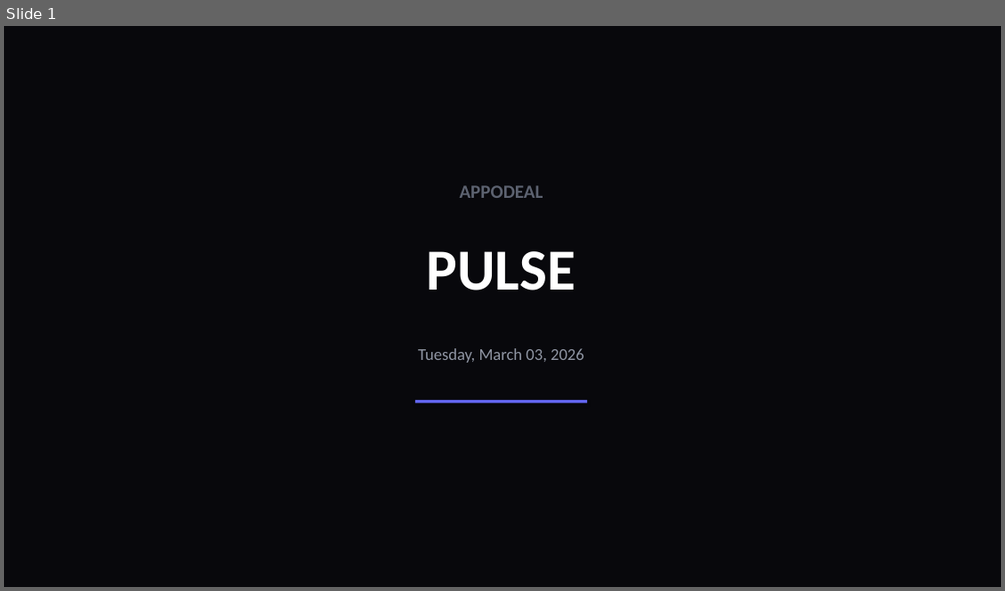
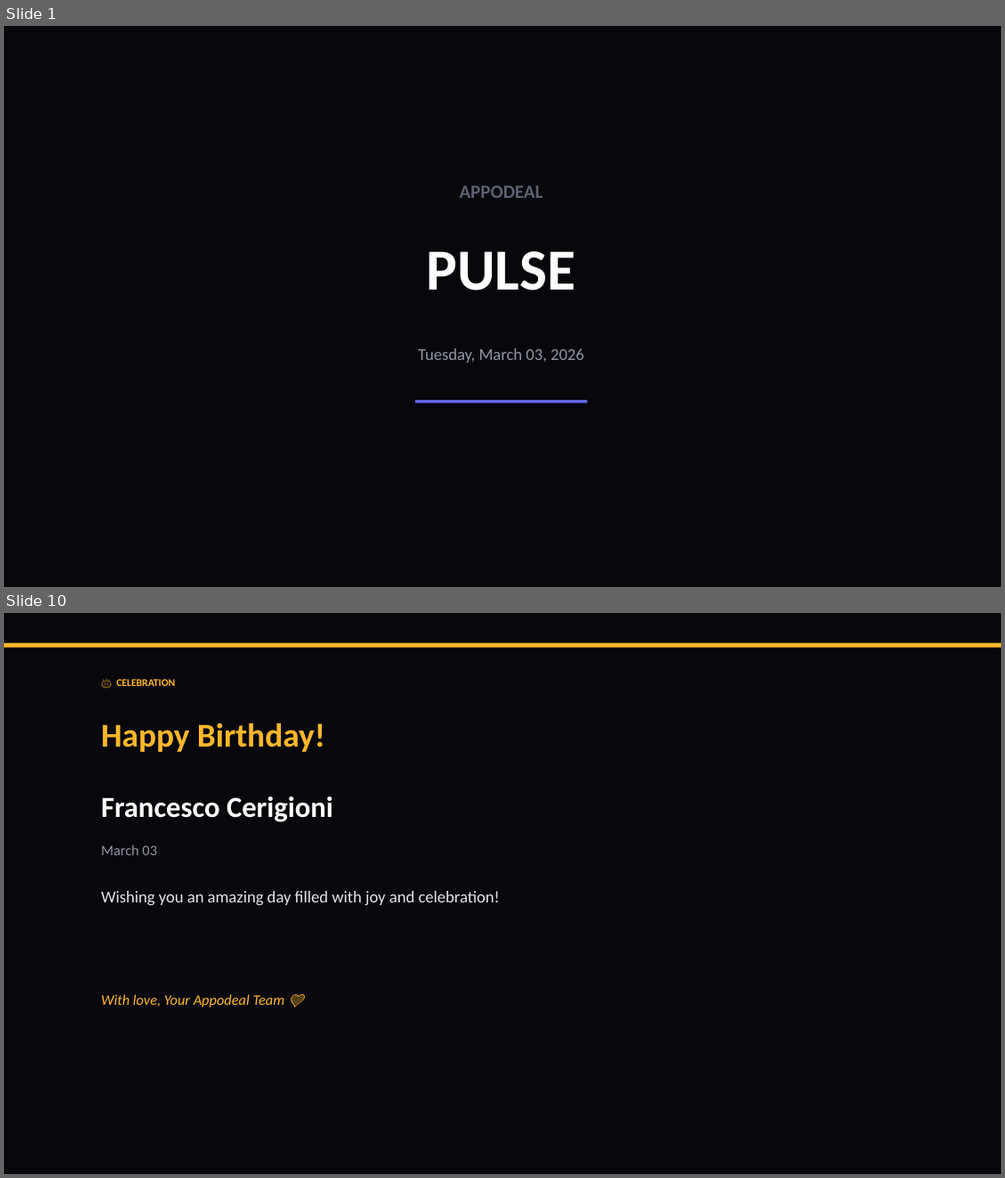
Before and after one commit to liliyagarifullina-maker/appodeal-pulse, a slide deck: data/archive/pulse_2026-03-03.pptx. Shown one above the other, each under a label of ours: slide 1 before the commit, slides 1 and 10 after it; the slides between them are not shown. The pictures are 1005x591 and 1005x1178 pixels, drawn with LibreOffice and Linux fonts; fonts in the diff are those of the drawing. Boxes give left, top, right and bottom in pixels: in the first picture for what was removed or moved away, otherwise in the second. Text is boxed around its words. In the diff, an @@ line names an element or a change of style, - is before the commit and + after.

```diff
--- a/data/archive/pulse_2026-03-03.pptx
+++ b/data/archive/pulse_2026-03-03.pptx
@@ slide 10 added at box(4, 613, 1001, 1174), background #08080C @@
@@ rectangle added at box(4, 643, 1001, 648), fill #FFB72B @@
@@ text added at box(116, 679, 175, 686), 10 pt, text #FFB72B, bold @@
+🎂 CELEBRATION
@@ text added at box(101, 722, 325, 752), 32 pt, text #FFB72B, bold @@
+Happy Birthday!
@@ text added at box(101, 796, 333, 822), 28 pt, text #FFFFFF, bold @@
+Francesco Cerigioni
@@ text added at box(101, 844, 157, 855), 14 pt, text #8F95A3 @@
+March 03
@@ text added at box(101, 891, 500, 905), 16 pt, text #E2E2EA @@
+Wishing you an amazing day filled with joy and celebration!
@@ text added at box(101, 994, 285, 1007), 14 pt, text #FFB72B, italic @@
+With love, Your Appodeal Team 💜
```
Also in this commit, not shown: 26 other slides added, 1 slide removed, 2 other files.
